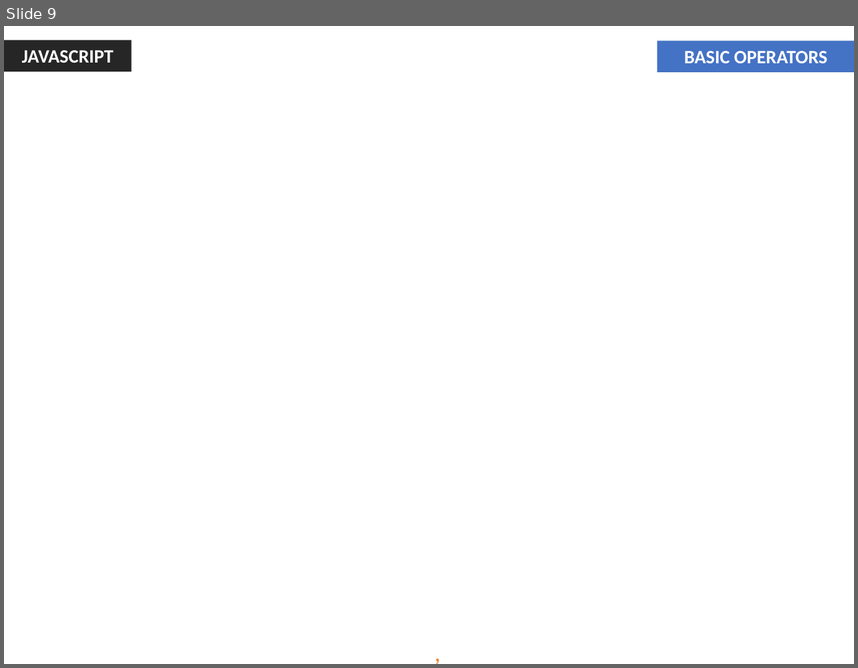
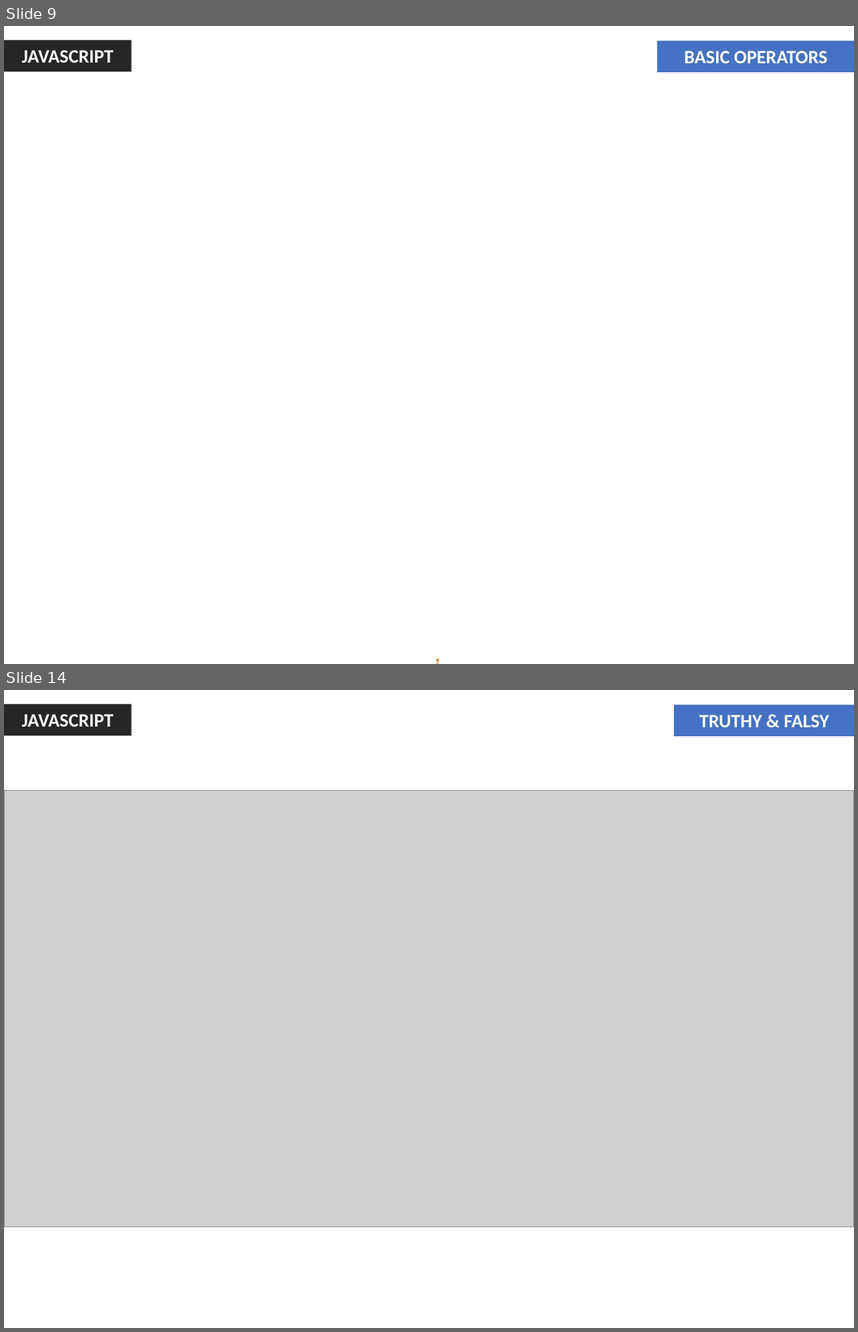
Before and after one commit to jharohit/web-fundamentals-course, a slide deck: Session III - Javascript/Session III - Javascript.pptx. Shown one above the other, each under a label of ours: slide 9 before the commit, slides 9 and 14 after it; the slides between them are not shown. The pictures are 858x668 and 858x1332 pixels, drawn with LibreOffice and Linux fonts; fonts in the diff are those of the drawing; grey boxes stand for pictures; background and template pictures are left out. Boxes give left, top, right and bottom in pixels: in the first picture for what was removed or moved away, otherwise in the second. Text is boxed around its words. In the diff, an @@ line names an element or a change of style, - is before the commit and + after.

```diff
--- a/Session III - Javascript/Session III - Javascript.pptx
+++ b/Session III - Javascript/Session III - Javascript.pptx
@@ slide 14 added at box(4, 690, 854, 1328), background #FFFFFF @@
@@ rectangle added at box(4, 704, 132, 736), fill #262626, 16 pt, text #FFFFFF, bold @@
+JAVASCRIPT
@@ rectangle added at box(674, 704, 854, 736), fill #4472C4, 16 pt, text #FFFFFF, bold @@
+TRUTHY & FALSY
@@ picture added at box(4, 790, 854, 1226) @@
```
Also in this commit, not shown: 15 other slides added, 1 other file.
